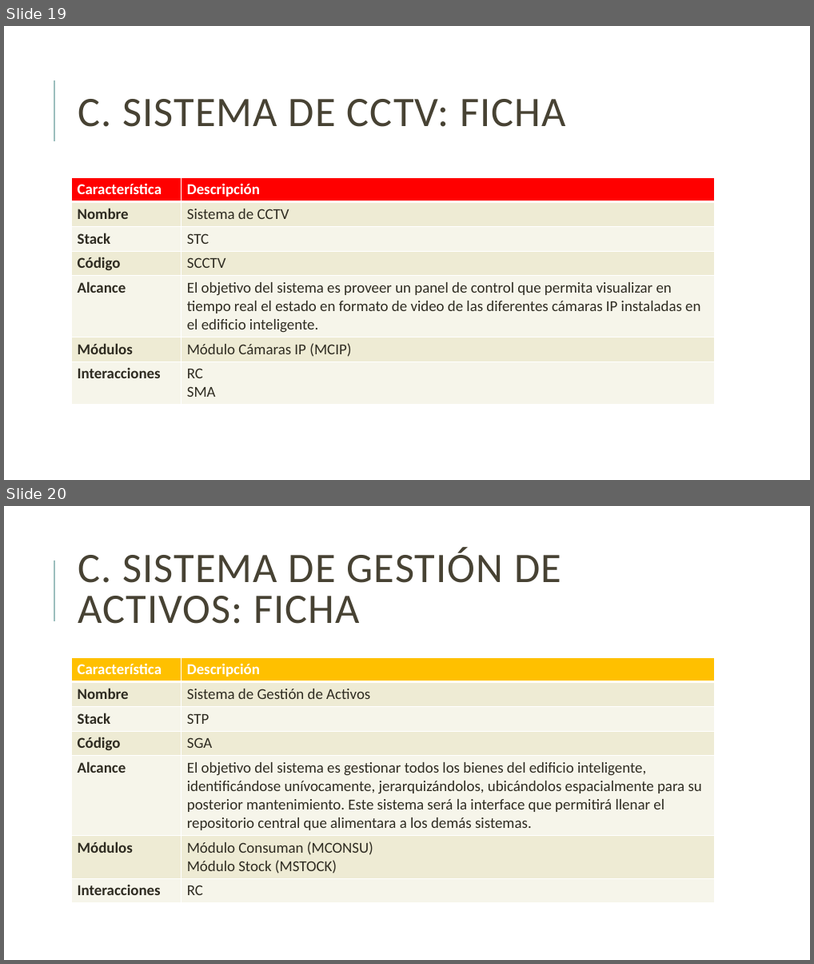
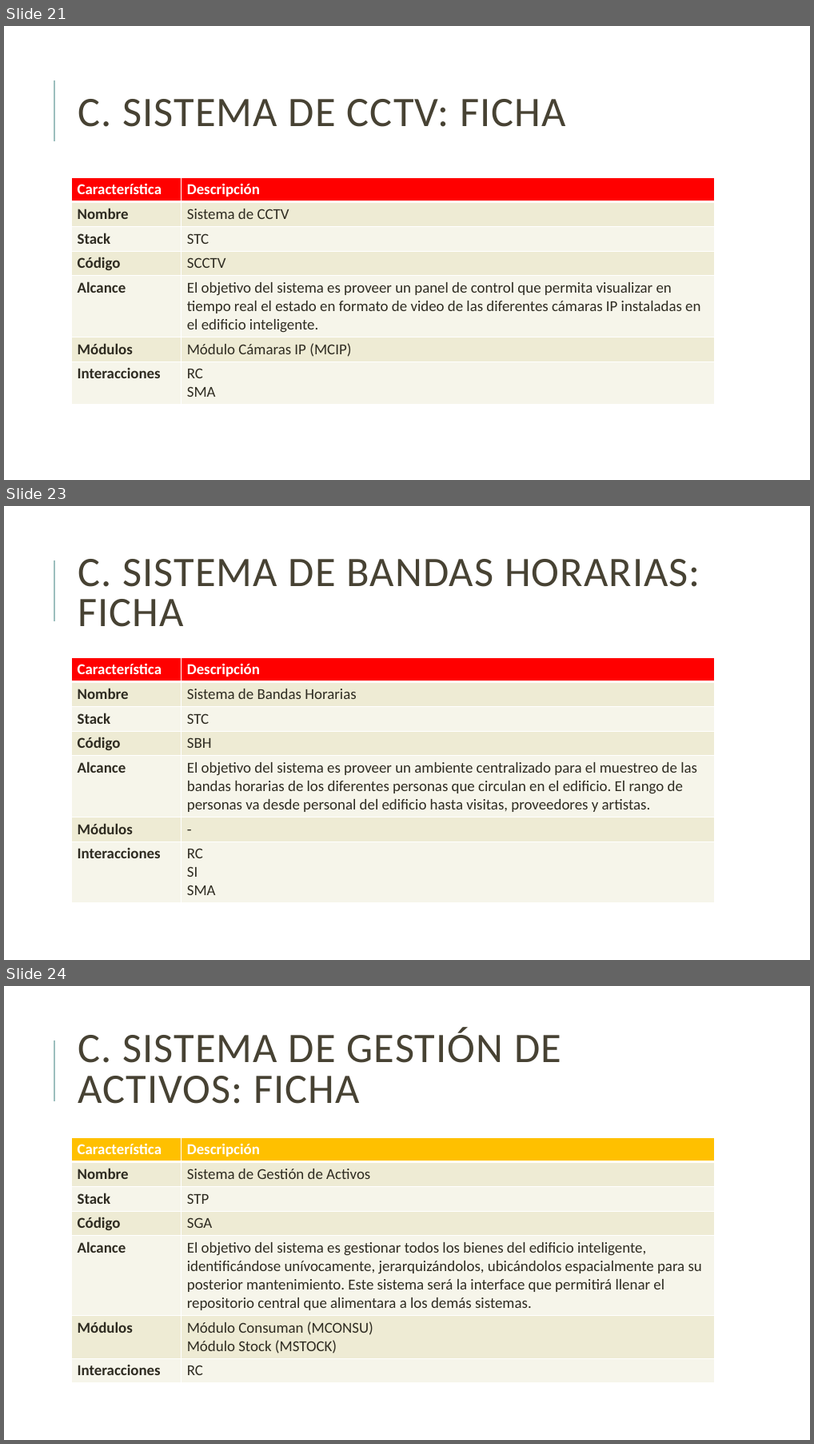
Before and after one commit to jsrxar/dge, a slide deck: 1-general/1-presentaciones/planificacion-control-presentacion-v2.pptx. Shown one above the other, each under a label of ours: slides 19 and 20 before the commit, slides 21, 23 and 24 after it; the slides between them are not shown. The pictures are 814x964 and 814x1444 pixels, drawn with LibreOffice and Linux fonts; fonts in the diff are those of the drawing. Boxes give left, top, right and bottom in pixels: in the first picture for what was removed or moved away, otherwise in the second. Text is boxed around its words. In the diff, an @@ line names an element or a change of style, - is before the commit and + after.

```diff
--- a/1-general/1-presentaciones/planificacion-control-presentacion-v2.pptx
+++ b/1-general/1-presentaciones/planificacion-control-presentacion-v2.pptx
@@ slide 23 added at box(4, 506, 810, 960), background #FFFFFF; not listed: 1 template element that a slide beside it also shows @@
@@ title added at box(78, 559, 701, 627), 50 pt, text #474233 @@
+C. SISTEMA DE BANDAS HORARIAS: FICHA
@@ table added at box(72, 657, 715, 901), 7 rows, 2 columns @@
+Característica | Descripción
+Nombre | Sistema de Bandas Horarias
+Stack | STC
+Código | SBH
+Alcance | El objetivo del sistema es proveer un ambiente centralizado para el muestreo de las bandas horarias de los diferentes personas que circulan en el edificio. El rango de personas va desde personal del edificio hasta visitas, proveedores y artistas.
+Módulos | -
+Interacciones | RC / SI / SMA
@@ what was slide 19 is now slide 21 @@
@@ what was slide 20 is now slide 24 @@
```
Also in this commit, not shown: 18 slides changed, 5 other slides added.
